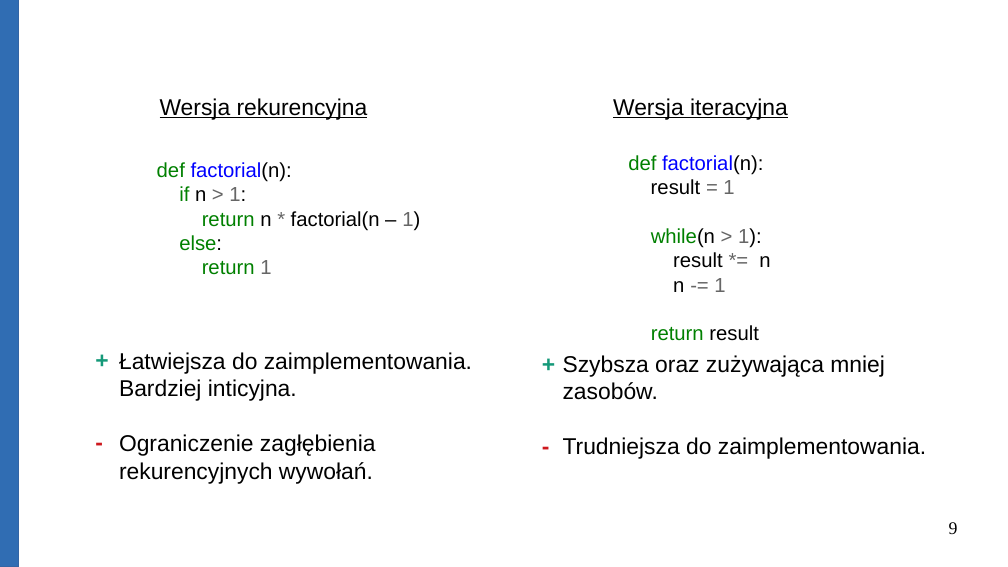
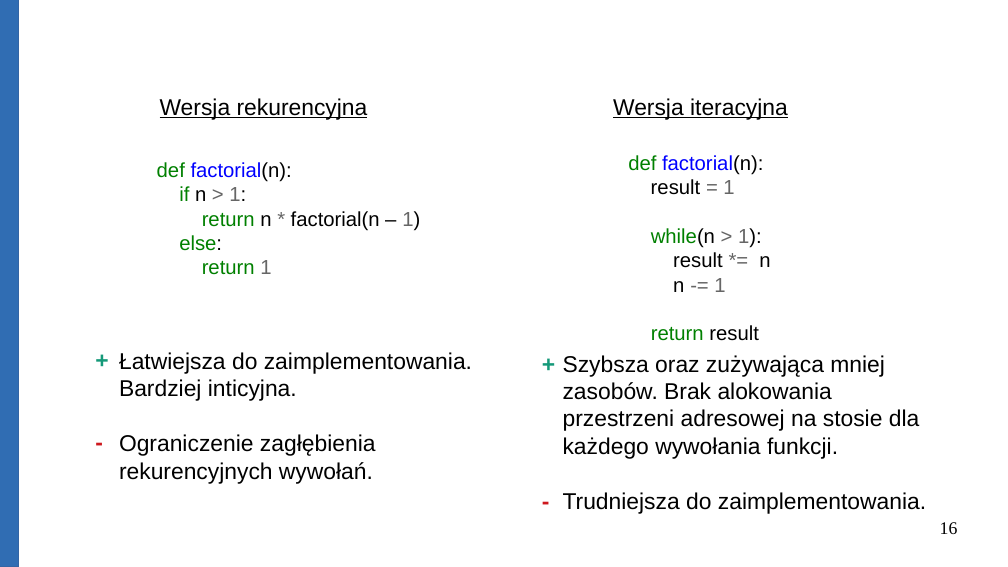
Before and after one commit to Michael-Wisniewski/algorithmic-workshop, a slide deck: slide 16 of Data_Structures.odp (slide 9 before the commit). Drawn at 1008x567 pixels with LibreOffice and Linux fonts; fonts in the diff are those of the drawing. Boxes give left, top, right and bottom in pixels: in the first picture for what was removed or moved away, otherwise in the second. Text is boxed around its words. In the diff, an @@ line names an element or a change of style, - is before the commit and + after.

Commit message:
Update presentation

```diff
--- a/Data_Structures.odp
+++ b/Data_Structures.odp
@@ text "+" rewrapped from [533, 345, 564, 456] to [533, 345, 564, 508] @@
@@ text at [563, 355, 926, 514]: text changed @@
-Szybsza oraz zużywająca mniej zasobów.
-Trudniejsza do zaimplementowania.
+Szybsza oraz zużywająca mniej zasobów. Brak alokowania przestrzeni adresowej na stosie dla każdego wywołania funkcji.
+Trudniejsza do zaimplementowania.
@@ page number at [940, 522, 958, 534]: text changed @@
-9
+16
```
Also in this commit, not shown: 10 other slides changed, 14 slides added, 1 slide removed, 7 other files.
